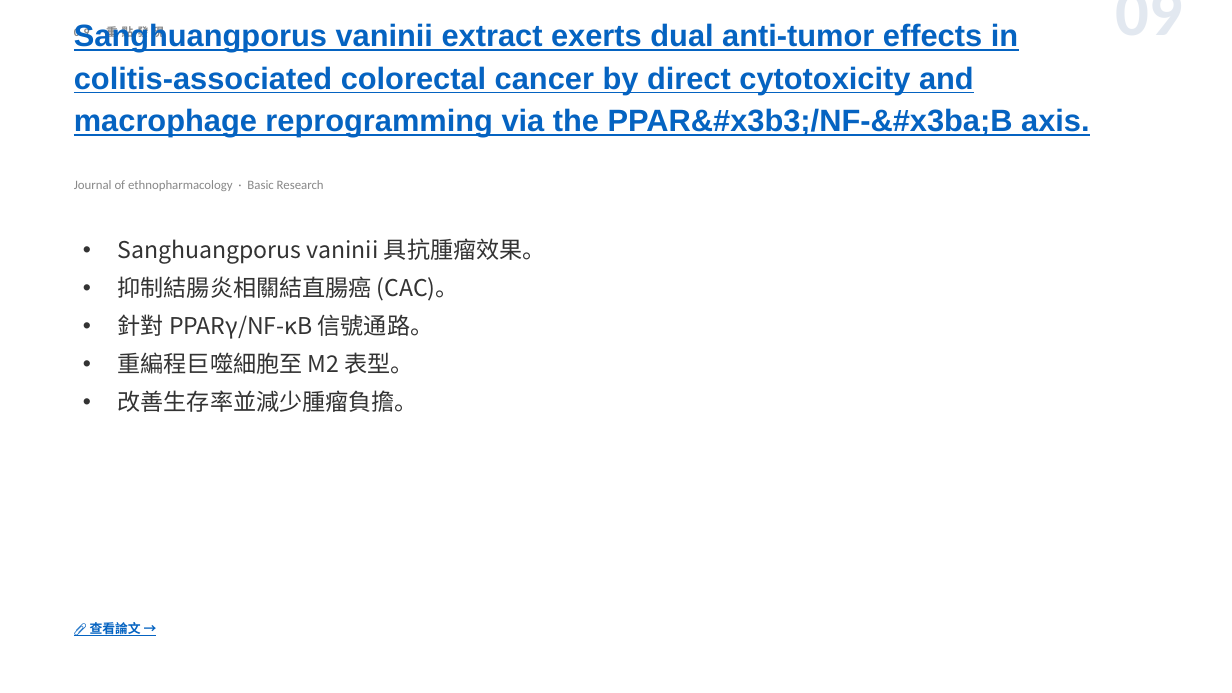
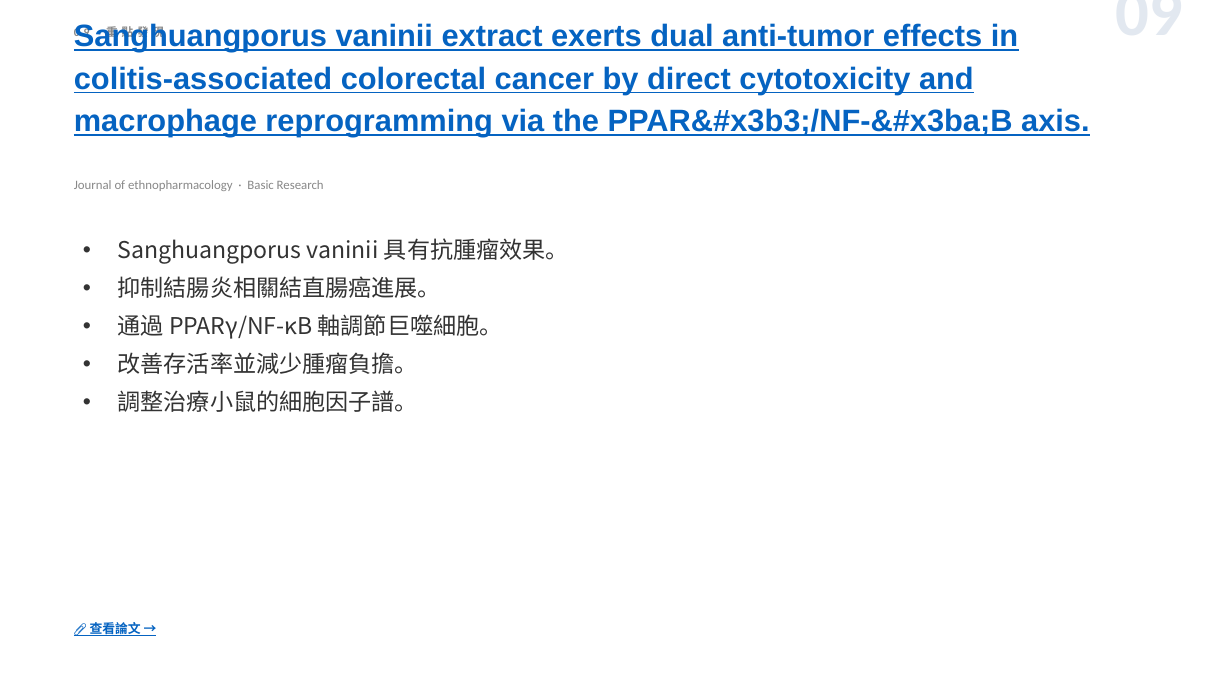
Before and after one commit to jejenhu-maker/colorectal-weekly-digest, a slide deck: slide 11 of docs/digest-zh.pptx. Drawn at 1232x693 pixels with LibreOffice and Linux fonts; fonts in the diff are those of the drawing. Boxes give left, top, right and bottom in pixels: in the first picture for what was removed or moved away, otherwise in the second. Text is boxed around its words. In the diff, an @@ line names an element or a change of style, - is before the commit and + after.

```diff
--- a/docs/digest-zh.pptx
+++ b/docs/digest-zh.pptx
@@ text at [118, 238, 569, 412]: text changed @@
-• Sanghuangporus vaninii 具抗腫瘤效果。
-• 抑制結腸炎相關結直腸癌 (CAC)。
-• 針對 PPARγ/NF-κB 信號通路。
-• 重編程巨噬細胞至 M2 表型。
-• 改善生存率並減少腫瘤負擔。
+• Sanghuangporus vaninii 具有抗腫瘤效果。
+• 抑制結腸炎相關結直腸癌進展。
+• 通過 PPARγ/NF-κB 軸調節巨噬細胞。
+• 改善存活率並減少腫瘤負擔。
+• 調整治療小鼠的細胞因子譜。
```
Also in this commit, not shown: 10 other slides changed, 1 slide added, 3 other files.
